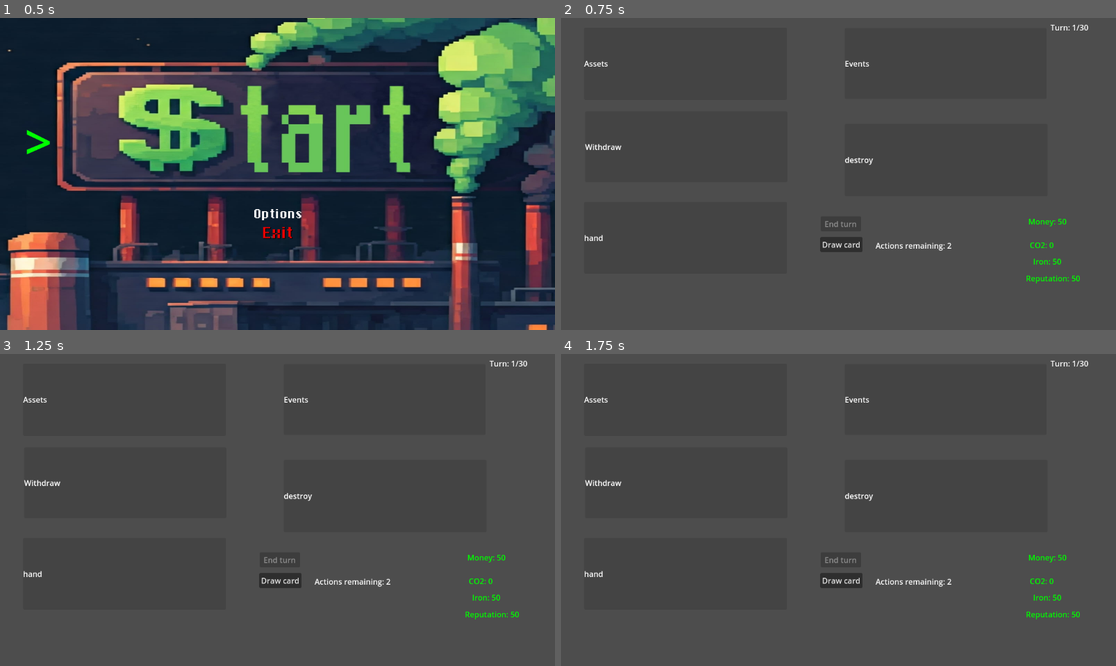
Above: before the commit, frames 1-4 (two rows, left to right).
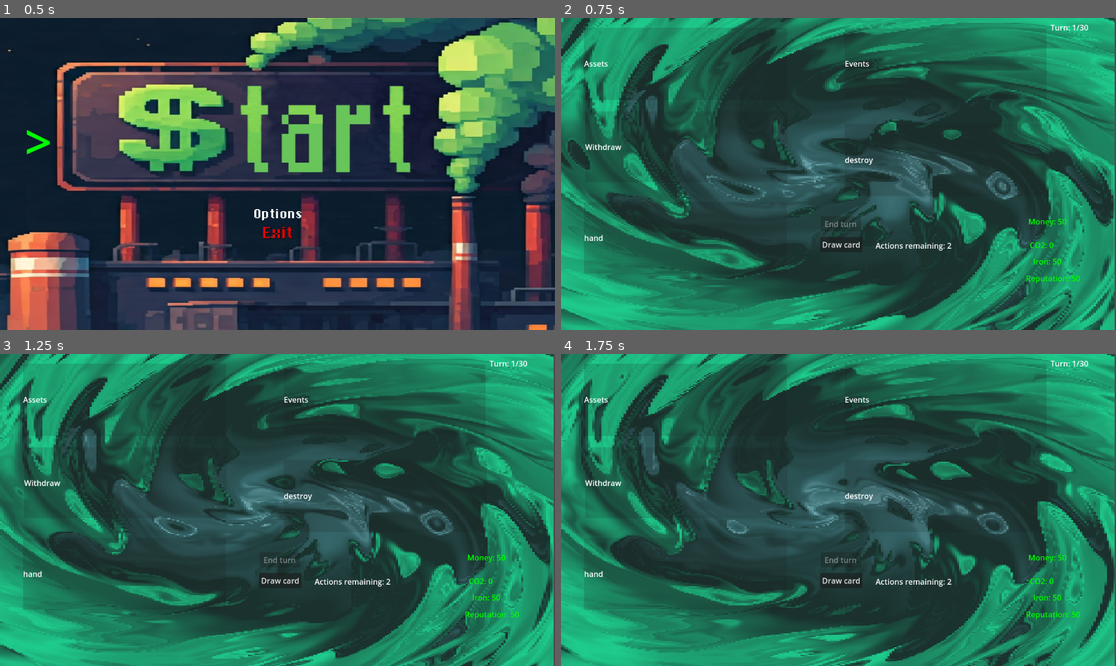
Above: after the commit, the same moments.

Repository: matiasripa/fbla-game
Game: Godot game, scene res://MainMenu.tscn
Same seed, same stepped clock (60 frames per second), same inputs: the game is played once before the commit and once after it. The engine's default icon, where the game draws it, is replaced by a stand-in: a white triangle on a blue panel in a dark square.
Inputs (mouse positions are in pixels of both pictures, inside the frame that each line leads up to):
- Up to frame 1 (0.5 s): no input
- Up to frame 2 (0.75 s): tap Enter (ui_accept) at 0.5 s; move the mouse to (960, 158) at 0.52 s; press the mouse at (960, 158) at 0.53 s; hold Up (ui_up) from 0.53 s (still down)
- Up to frame 3 (1.25 s): keep holding Up (ui_up); tap Enter (ui_accept) at 0.77 s
- Up to frame 4 (1.75 s): release Up (ui_up) at 1.25 s; release the mouse at (960, 494) at 1.25 s; drag from (727, 525) to (633, 572) at 1.27 s

Frame 1 is identical in both runs. In frame 2, 98% of the frame differs, in the area x 0-100%, y 0-100%; in frame 3, 97%; in frame 4, 97%.

Commit message:
background
idk

Diff:
--- /dev/null
+++ b/example/background.gdshader
@@ -0,0 +1,62 @@
+shader_type canvas_item;
+//took it directly from balatro source code
+//buy balatro now: https://www.playbalatro.com
+
+
+uniform highp float spin_rotation_speed = 1.0;
+uniform highp float move_speed = 6.0;
+uniform highp vec2 offset = vec2(0., 0.);
+uniform highp vec4 colour_1 : source_color = vec4(0., 0.9, 0.231, 1.0);
+uniform highp vec4 colour_2 : source_color = vec4(0.0, 0.42, 0.706, 1.0);
+uniform highp vec4 colour_3 : source_color = vec4(0.1, 0.137, 0.145, 1.0);
+uniform highp float contrast = 3.5;
+uniform highp float lighting = 0.5;
+uniform highp float spin_amount = 0.25;
+uniform highp float pixel_filter = 790.;
+uniform bool is_rotating = false;
+#define SPIN_EASE 1.0
+
+
+vec4 effect(vec2 screenSize, vec2 screen_coords){
+
+	highp float pixel_size = length(screenSize.xy) / pixel_filter;
+    highp vec2 uv = (floor(screen_coords.xy*(1./pixel_size))*pixel_size - 0.5*screenSize.xy)/length(screenSize.xy) - offset;
+    highp float uv_len = length(uv);
+
+
+    highp float speed = (spin_rotation_speed*SPIN_EASE*0.2);
+	if(is_rotating){
+		speed = TIME * speed;
+	}
+	speed += 302.2;
+    highp float new_pixel_angle = (atan(uv.y, uv.x)) + speed - SPIN_EASE*20.*(1.*spin_amount*uv_len + (1. - 1.*spin_amount));
+    highp vec2 mid = (screenSize.xy/length(screenSize.xy))/2.;
+    uv = (vec2((uv_len * cos(new_pixel_angle) + mid.x), (uv_len * sin(new_pixel_angle) + mid.y)) - mid);
+
+    uv *= 30.;
+    speed = TIME*(move_speed);
+	highp vec2 uv2 = vec2(uv.x+uv.y);
+
+	for(int i=0; i < 5; i++) {
+		uv2 += sin(max(uv.x, uv.y)) + uv;
+		uv  += 0.5*vec2(cos(5.1123314 + 0.353*uv2.y + speed*0.131121),sin(uv2.x - 0.113*speed));
+		uv  -= 1.0*cos(uv.x + uv.y) - 1.0*sin(uv.x*0.711 - uv.y);
+	}
+
+
+    highp float contrast_mod = (0.25*contrast + 0.5*spin_amount + 1.2);
+	highp float paint_res = min(2., max(0.,length(uv)*(0.035)*contrast_mod));
+    highp float c1p = max(0.,1. - contrast_mod*abs(1.-paint_res));
+    highp float c2p = max(0.,1. - contrast_mod*abs(paint_res));
+    highp float c3p = 1. - min(1., c1p + c2p);
+
+	highp float ligth = (lighting - 0.2) * max(c1p*5. - 4., 0.) + lighting * max(c2p*5. - 4., 0.);
+	highp vec4 ret_col = (0.3/contrast)*colour_1 + (1. - 0.3/contrast)*(colour_1*c1p + colour_2*c2p + vec4(c3p*colour_3.rgb, c3p*colour_1.a)) + ligth;
+	return ret_col;
+}
+
+
+void fragment() {
+    vec2 uv = UV;
+	COLOR *= effect(TEXTURE_PIXEL_SIZE, uv);
+}
--- a/example/card/state_machine/states/release_card_state.gd
+++ b/example/card/state_machine/states/release_card_state.gd
@@ -11,7 +11,6 @@
 
 	if field_areas.is_empty():
 		card.home_field.return_card_starting_position(card)
-		card.smooth_move_to(card.get_parent().global_position)
 	else:
 		var new_field = field_areas[0].get_parent() as Field
 
--- a/example/example.tscn
+++ b/example/example.tscn
@@ -1,15 +1,37 @@
-[gd_scene load_steps=6 format=3 uid="uid://buh3412b0qtpp"]
+[gd_scene load_steps=8 format=3 uid="uid://buh3412b0qtpp"]
 
 [ext_resource type="PackedScene" uid="uid://biim2lxri0akl" path="res://example/field/field.tscn" id="1_fkhir"]
 [ext_resource type="Script" path="res://example/Signal_bus.gd" id="1_swl7a"]
+[ext_resource type="Shader" path="res://example/background.gdshader" id="2_7teug"]
 [ext_resource type="Script" path="res://example/drawcard.gd" id="3_aopf2"]
 [ext_resource type="Script" path="res://example/end_turn.gd" id="4_d401k"]
 [ext_resource type="PackedScene" uid="uid://b0u4pf74opd1e" path="res://audio_stream_player.tscn" id="5_akeb5"]
+
+[sub_resource type="ShaderMaterial" id="ShaderMaterial_fpqm6"]
+shader = ExtResource("2_7teug")
+shader_parameter/spin_rotation_speed = 2.0
+shader_parameter/move_speed = 7.0
+shader_parameter/offset = Vector2(0, 0)
+shader_parameter/colour_1 = Color(0.12, 0.8, 0.550667, 1)
+shader_parameter/colour_2 = Color(0.26051, 0.438146, 0.488672, 1)
+shader_parameter/colour_3 = Color(0.1, 0.137, 0.145, 1)
+shader_parameter/contrast = 3.5
+shader_parameter/lighting = 0.2
+shader_parameter/spin_amount = 0.25
+shader_parameter/pixel_filter = 350.0
+shader_parameter/is_rotating = false
 
 [node name="Game" type="Node"]
 
 [node name="Signalbus" type="Node" parent="."]
 script = ExtResource("1_swl7a")
+
+[node name="ColorRect" type="ColorRect" parent="Signalbus"]
+show_behind_parent = true
+material = SubResource("ShaderMaterial_fpqm6")
+offset_top = -3.0
+offset_right = 1149.0
+offset_bottom = 650.0
 
 [node name="CanvasLayer" type="CanvasLayer" parent="Signalbus" groups=["fields"]]
 
Binary file added: w3x5znx9xe871.webp
Not shown, added: w3x5znx9xe871.webp.import
